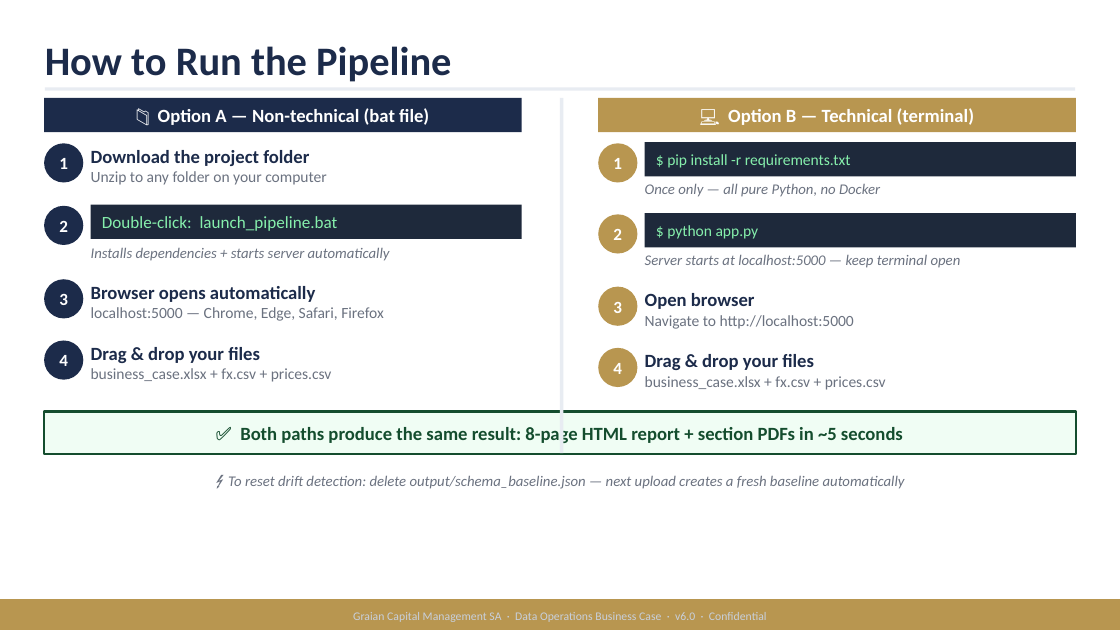
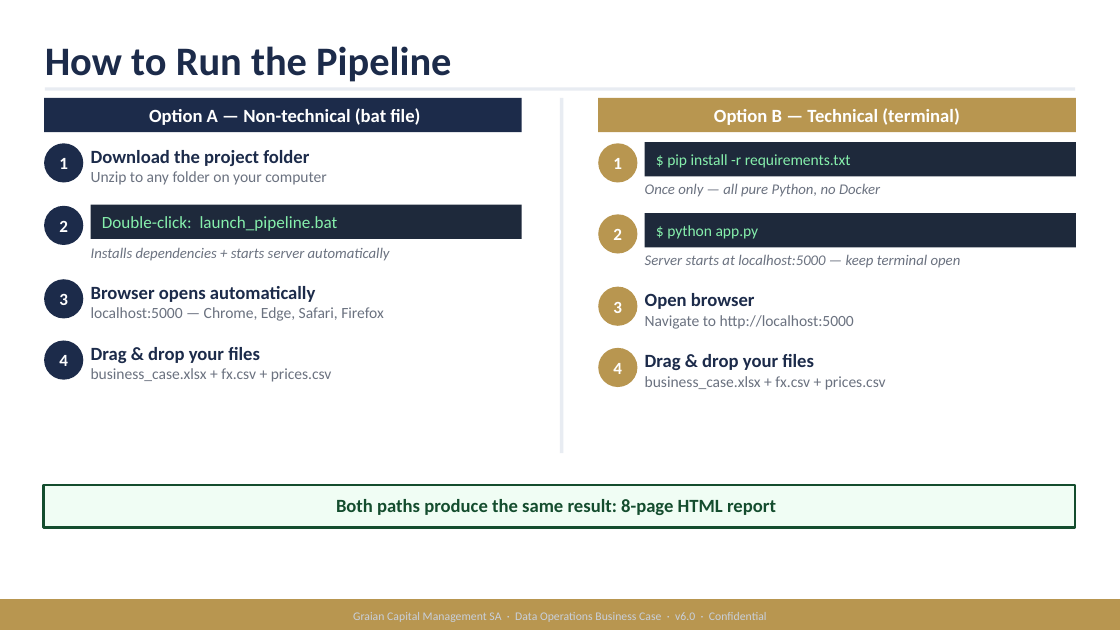
Before and after one commit to rochaadrielea/Loan-Risk-Monitoring-Platform, a slide deck: slide 17 of Graian_AdieleRochaWeisz_v7.pptx (slide 16 before the commit). Drawn at 1120x630 pixels with LibreOffice and Linux fonts; fonts in the diff are those of the drawing. Boxes give left, top, right and bottom in pixels: in the first picture for what was removed or moved away, otherwise in the second. Text is boxed around its words. In the diff, an @@ line names an element or a change of style, - is before the commit and + after.

```diff
--- a/Graian_AdieleRochaWeisz_v7.pptx
+++ b/Graian_AdieleRochaWeisz_v7.pptx
@@ text in rectangle at box(149, 108, 420, 125): text changed @@
-📁 Option A — Non-technical (bat file)
+Option A — Non-technical (bat file)
@@ text in rectangle at box(714, 108, 959, 125): text changed @@
-💻 Option B — Technical (terminal)
+Option B — Technical (terminal)
@@ text removed at box(228, 476, 905, 489) @@
-⚡ To reset drift detection: delete output/schema_baseline.json — next upload creates a fresh baseline automatically
@@ rectangle: place and size @@
-rectangle at box(44, 411, 1075, 454)
+rectangle at box(44, 485, 1075, 528)
@@ text at box(336, 499, 776, 515): text changed @@
-✅ Both paths produce the same result: 8-page HTML report + section PDFs in ~5 seconds
+Both paths produce the same result: 8-page HTML report
```
Also in this commit, not shown: 4 other slides changed, 1 slide added, 2 slides removed, 3 other files.
